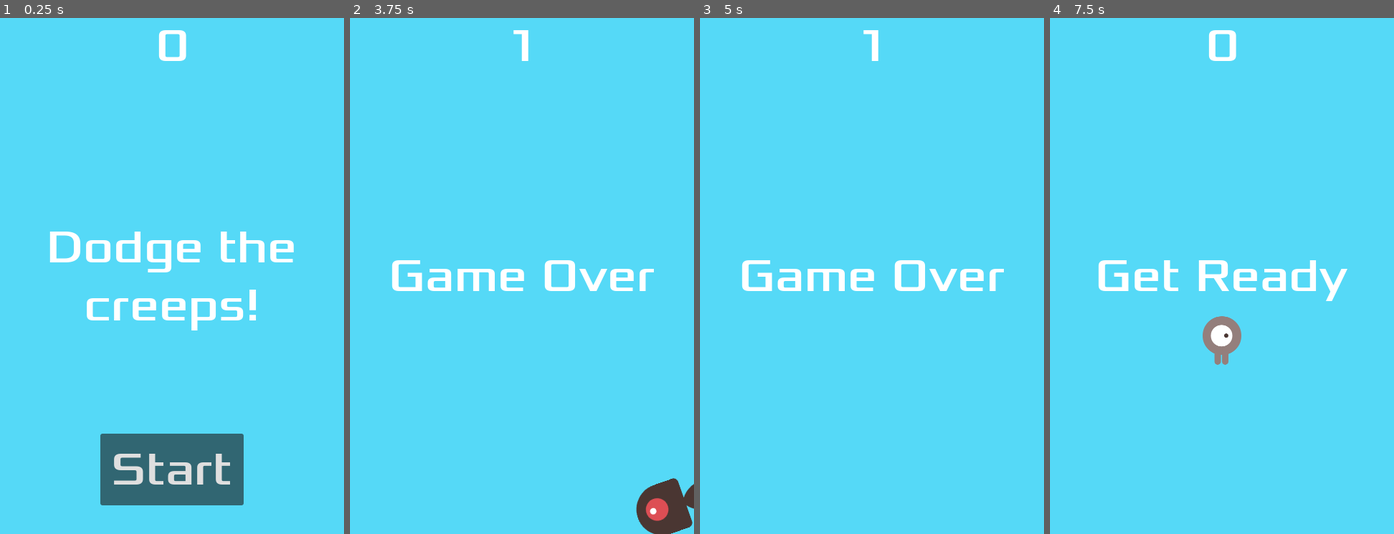
Above: before the commit, frames 1-4 (left to right).
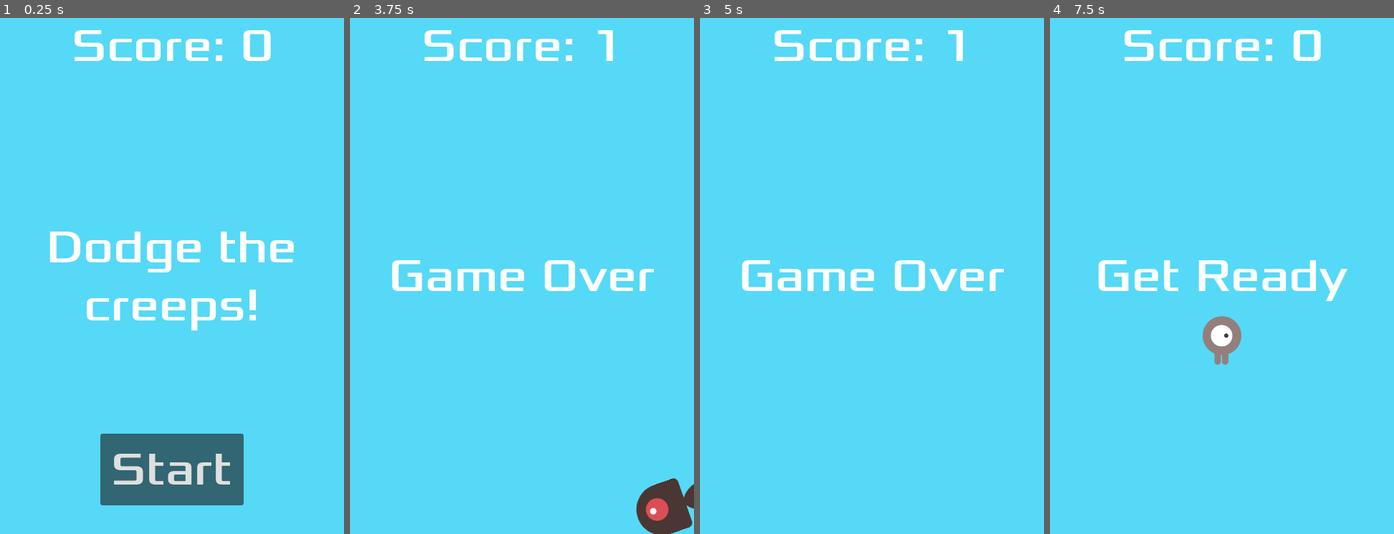
Above: after the commit, the same moments.

Repository: phillipsheridan/dodge-the-creeps
Game: Godot game, scene res://main.tscn
Two runs of this game, one before a commit and one after it. Both use one fixed random seed, a clock stepped at 60 frames per second and the inputs below.
Inputs:
- Up to frame 1 (0.25 s): no input
- Up to frame 2 (3.75 s): click "Start" at 0.5 s; tap Enter at 1.25 s; hold D (move_right) 1.28-2.03 s; hold S (move_down) 2.03-2.78 s; hold D (move_right) 2.78-3.53 s; hold W (move_up) from 3.53 s (still down)
- Up to frame 3 (5 s): release W (move_up) at 4.28 s; hold A (move_left) from 4.28 s (still down)
- Up to frame 4 (7.5 s): tap Space at 5 s; release A (move_left) at 5.78 s; hold S (move_down) 5.78-6.53 s; tap Enter at 6.5 s; hold D (move_right) 6.53-7.25 s; click "Start" at 7.25 s

The runs differ from the first frame. In frame 1, 1.5% of the frame differs, in the area x 21-79%, y 2-9%; in frame 2, 1.2%; in frame 3, 1.2%; in frame 4, 1.5%.

Commit message:
update score text with string formatter

Diff:
--- a/hud.tscn
+++ b/hud.tscn
@@ -16,7 +16,7 @@
 grow_horizontal = 2
 theme_override_fonts/font = ExtResource("1_l0jsx")
 theme_override_font_sizes/font_size = 64
-text = "0"
+text = "Score: 0"
 
 [node name="Message" type="Label" parent="."]
 anchors_preset = 8
--- a/main.gd
+++ b/main.gd
@@ -2,6 +2,7 @@
 
 @export var mob_scene: PackedScene
 var score
+const SCORE_STRING = "Score: %s"
 
 # Called when the node enters the scene tree for the first time.
 func _ready() -> void:
@@ -24,7 +25,7 @@
 	score = 0
 	$Player.start($StartPosition.position)
 	$StartTimer.start()
-	$HUD.update_score(score)
+	$HUD.update_score(SCORE_STRING % score)
 	$HUD.show_message("Get Ready")
 	get_tree().call_group("mobs", "queue_free")
 	$Music.play()
@@ -58,7 +59,7 @@
 
 func _on_score_timer_timeout() -> void:
 	score += 1
-	$HUD.update_score(score)
+	$HUD.update_score(SCORE_STRING % score)
 
 
 func _on_start_timer_timeout() -> void:
